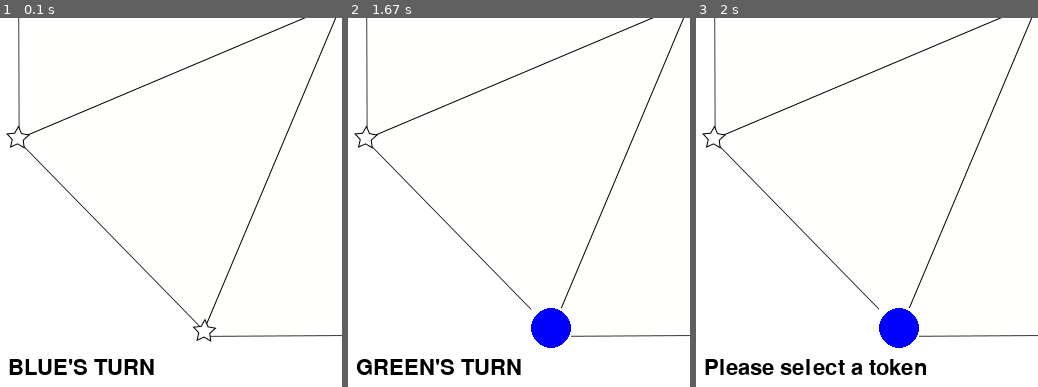
Above: before the commit, frames 1-3 (left to right).
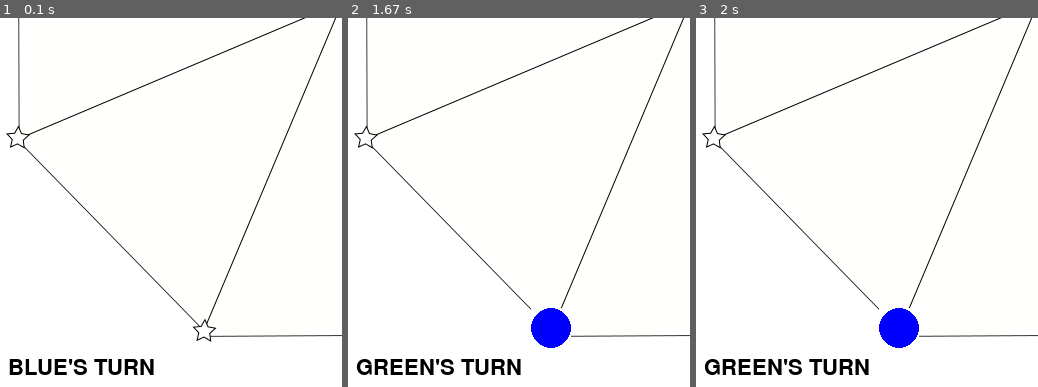
Above: after the commit, the same moments.

Repository: sydneyweidman/pygametest
Game: pygame game, started from game.py
The game is run twice, just before and just after one commit, with the same random seed, the same clock (stepped at 60 frames per second) and the same inputs. The source is Python 2; it was converted automatically to run under Python 3.
Inputs (mouse positions are % of the whole screen's width and height, from its top left):
- Up to frame 1 (0.1 s): no input
- Up to frame 2 (1.67 s): click (50, 54) at 0.43 s; move the mouse to (24, 87) at 1.23 s; click (24, 87) at 1.37 s; move the mouse to (16, 80) at 1.63 s
- Up to frame 3 (2 s): click (16, 80) at 1.77 s
The pictures show only the part of the screen within x 0-50%, y 50-100%; the shares and areas given below are measured in that part.

Frames 1-2 are identical in both runs. In frame 3, 1.8% of the frame differs, in the area x 2-68%, y 92-97%.

Commit message:
Corrected case where HOME is not empty and player tries to move a token that is already played.

Diff:
--- a/game.py
+++ b/game.py
@@ -9,8 +9,6 @@
 
 class IllegalMove(Exception):
     pass
-
-TOK_HOMES = HOME[BLUE] + HOME[GREEN]
 
 USAGE="""%(prog)s [OPTIONS]
 
@@ -152,14 +150,6 @@
 class Game(object):
     """A game board
     """
-    winslots = []
-
-    @classmethod
-    def mkwinners(cls):
-        print "Calling mkwinners"
-        for w in winners:
-            winner = [pygame.Rect(s[0], s[1], SLOT_SIZE, SLOT_SIZE) for s in w]
-            cls.winslots.append(winner)
 
     def __init__(self, mode=(W, H)):
         """Create and initialize the game board
@@ -178,7 +168,6 @@
         self._setup_tokens()
         self.active_token = [i for i in self.tokens if i.color == self.current_color][0]
         self.active_token.selected = True
-        self.mkwinners()
 
     def _setup_slots(self):
         center = Slot(*stars['center'])
@@ -201,9 +190,9 @@
                     t.selectable = False
                 self.tokens.add(t)
 
-    def homes_empty(self):
+    def homes_empty(self, color):
         for t in self.tokens:
-            if t.pos in [i[1] for i in TOK_HOMES]:
+            if t.color == color and t.pos in HOME[color]:
                 return False
         return True
 
@@ -228,15 +217,14 @@
 
     def check_win(self):
         print "Checking for a winner..."
-        green = [t.rect for t in self.tokens if t.color == GREEN]
-        blue = [t.rect for t in self.tokens if t.color == BLUE]
-        for winner in self.winslots:
-            if all([t.collidelist(winner) > -1 for t in green]):
-                return "GREEN"
-            elif all([t.collidelist(winner) > -1 for t in blue]):
-                return "BLUE"
-            else:
-                return None
+        green = set([t.pos for t in self.tokens if t.color == GREEN])
+        blue = set([t.pos for t in self.tokens if t.color == BLUE])
+        if green in winners:
+            return "GREEN"
+        elif blue in winners:
+            return "BLUE"
+        else:
+            return None
 
     def switch_turn(self):
         winner = self.check_win()
@@ -281,35 +269,30 @@
     def on_mousebutton_down(self, event):
         """Handle mouse events"""
         print "Click: %s" % (event.pos,)
-        # MOVE TOKEN
-        # if a token has been selected previously, move it to the destination of the click
-        # as long as the spot is not occupied
         hits = self.tokens.get_sprites_at(event.pos)
-        if len(hits) == 1 and self.active_token is None:
-            if not self.homes_empty() and hits[0].rect.collidelist(self.slots) != -1:
-                self.msg("You must move all of your tokens out of home first")
+        # SELECT TOKEN
+        if len(hits) == 1:
+            if self.active_token is None:
+                # If I am trying to move a token on the board before I have moved all my tokens out of home
+                if hits[0].pos not in HOME[self.current_color] and not self.homes_empty(self.current_color):
+                    self.msg("You must move all your tokens out of home first")
+                    return
+                self.select_token(hits[0])
                 return
-            self.select_token(hits[0])
-            return
-        # SELECT TOKEN
-        if self.active_token is None:
-            self.msg("Please select a token")
-            return
-        if self.active_token.selected:
-            if len(hits) == 1:
+            elif self.active_token.selected:
                 # if we have clicked on the active token
                 if hits[0] is self.active_token:
                     return
                 else:
                     self.msg("That space is occupied")
                     return
-            elif len(hits) == 0:
-                # a token is selected and the player must choose a destination
-                s = pygame.Rect((event.pos[0], event.pos[1], 40, 40))
-                hit = s.collidelist(self.slots)
-                if hit != -1:
-                    self.active_token.selected = False
-                    self.move_token(self.slots[hit])
+        elif len(hits) == 0:
+            # a token is selected and the player must choose a destination
+            s = pygame.Rect((event.pos[0], event.pos[1], 40, 40))
+            slot = s.collidelist(self.slots)
+            if slot != -1:
+                self.active_token.selected = False
+                self.move_token(self.slots[slot])
         return
 
     def on_quit(self):
--- a/mapdata.py
+++ b/mapdata.py
@@ -3,9 +3,6 @@
 SLOTS = ('top_left', 'top_right', 'right_upper', 'right_lower',
          'bottom_right', 'bottom_left', 'left_lower', 'left_upper',
          'center',)
-
-SLOT_IDX = dict(top_left=0, top_right=1, right_upper=2, right_lower=3, bottom_right=4, bottom_left=5, left_lower=6,
-                left_upper=7, center=8)
 
 STATE = {
     'blue_select': 1,
@@ -30,10 +27,10 @@
              left_upper=(18, 491),
              )
 
-winners = [(stars['top_left'], stars['center'], stars['bottom_right']),
-           (stars['top_right'], stars['center'], stars['bottom_left']),
-           (stars['right_upper'], stars['center'], stars['left_lower']),
-           (stars['right_lower'], stars['center'], stars['left_upper']),
+winners = [set((stars['top_left'], stars['center'], stars['bottom_right'])),
+           set((stars['top_right'], stars['center'], stars['bottom_left'])),
+           set((stars['right_upper'], stars['center'], stars['left_lower'])),
+           set((stars['right_lower'], stars['center'], stars['left_upper'])),
            ]
 
 ring = SLOTS[:-1]
--- a/test.py
+++ b/test.py
@@ -2,13 +2,15 @@
 
 import unittest
 import mapdata
-from game import Game, Slot, BaseToken
+from game import Game, Slot, Token
 
 class TestTextToken(unittest.TestCase):
 
     def setUp(self):
-        self.slot = Slot(index=9)
-        self.token = BaseToken(mapdata.BLUE)
+        clr = mapdata.BLUE
+        self.game = Game()
+        self.slot = Slot()
+        self.token = Token(self.game.screen, clr, mapdata.HOME[clr][0])
 
     def test_draw(self):
         assert self.token.draw() == 'B'
@@ -47,13 +49,5 @@
         for i in self.game.slots:
             assert i.is_empty()
 
-    def test_set_text_cell(self):
-        self.game.set_text_cell((1,6),'B')
-        assert self.game.array[1][6] == 'B'
-
-    def test_ascii_grid(self):
-        for cell in mapdata.ASCII_GRID:
-            assert self.game.get_text_cell(cell) in mapdata.LEGEND
-
 if __name__ == '__main__':
     unittest.main()
